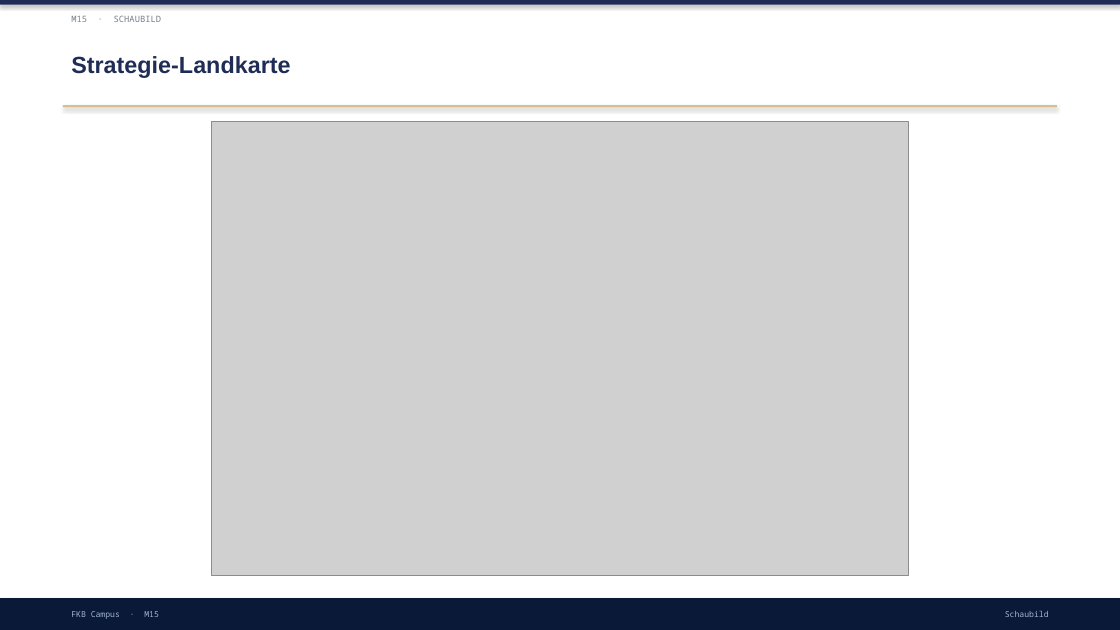
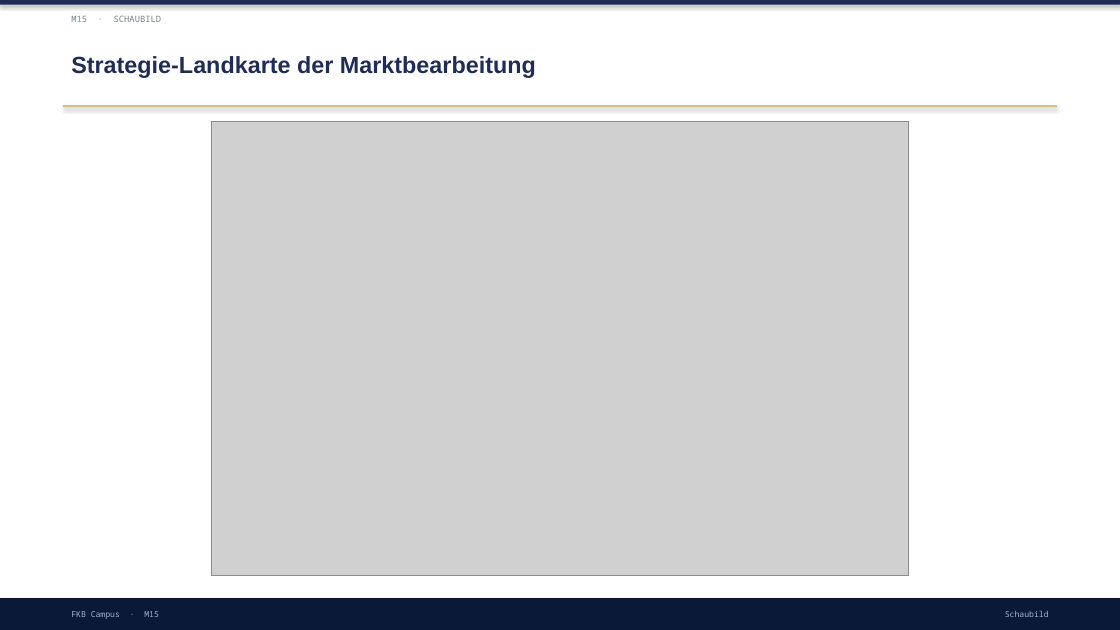
Before and after one commit to ck5rqc47pr-byte/firmenkundenakademie-online, a slide deck: slide 7 of protected-downloads/praesentation/M15.pptx (slide 6 before the commit). Drawn at 1120x630 pixels with LibreOffice and Linux fonts; fonts in the diff are those of the drawing; grey boxes stand for pictures. Boxes give left, top, right and bottom in pixels: in the first picture for what was removed or moved away, otherwise in the second. Text is boxed around its words. In the diff, an @@ line names an element or a change of style, - is before the commit and + after.

```diff
--- a/protected-downloads/praesentation/M15.pptx
+++ b/protected-downloads/praesentation/M15.pptx
@@ text at bbox=[71, 56, 536, 78]: text changed @@
-Strategie-Landkarte
+Strategie-Landkarte der Marktbearbeitung
```
Also in this commit, not shown: 5 other slides changed, 10 slides added, 7 slides removed, 1 other file.
